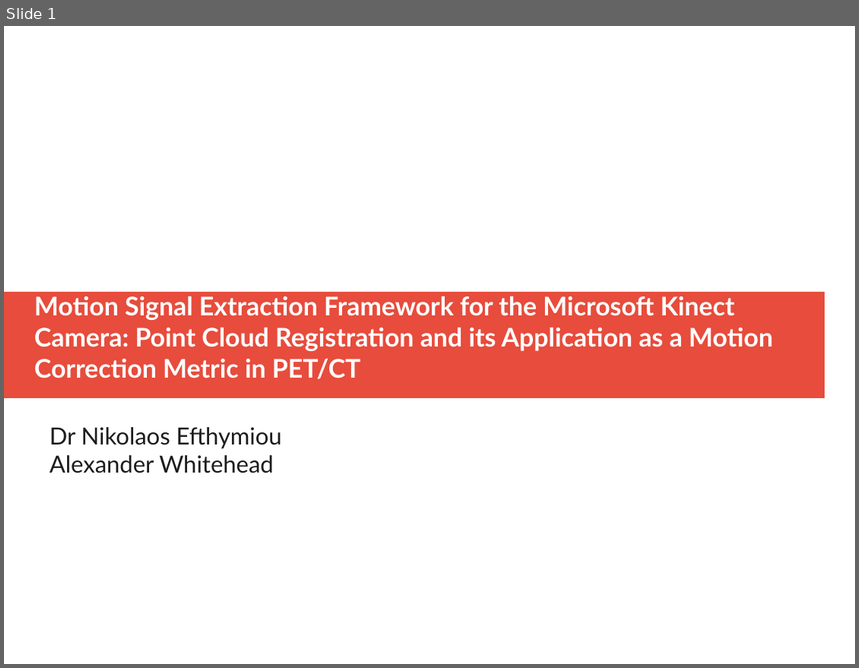
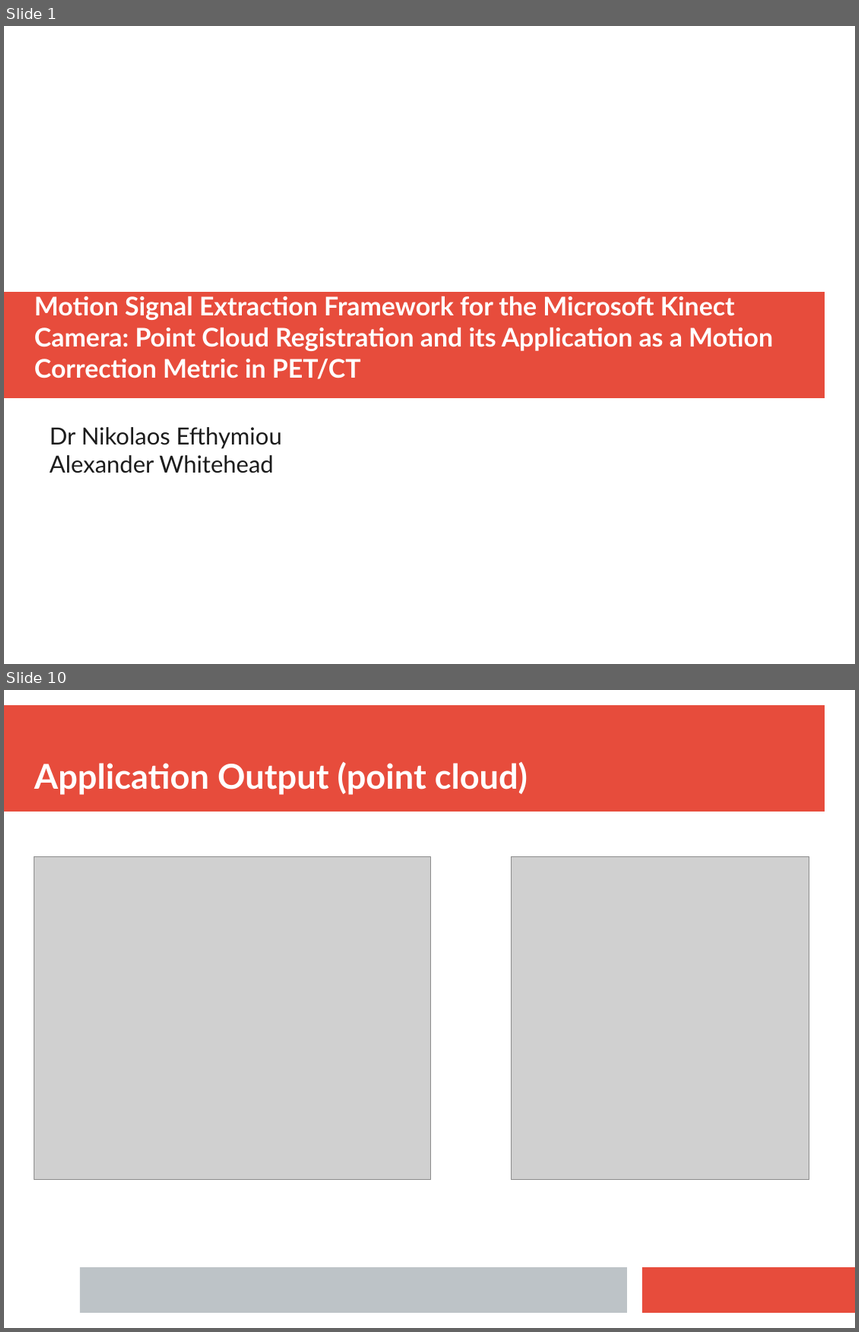
Before and after one commit to ALEXJAZZ008008/MSc-Dissertation, a slide deck: Report/Misc/Journal.pptx. Shown one above the other, each under a label of ours: slide 1 before the commit, slides 1 and 10 after it; the slides between them are not shown. The pictures are 859x668 and 859x1332 pixels, drawn with LibreOffice and Linux fonts; fonts in the diff are those of the drawing; grey boxes stand for pictures. Boxes give left, top, right and bottom in pixels: in the first picture for what was removed or moved away, otherwise in the second. Text is boxed around its words. In the diff, an @@ line names an element or a change of style, - is before the commit and + after.

```diff
--- a/Report/Misc/Journal.pptx
+++ b/Report/Misc/Journal.pptx
@@ slide 10 added at [4, 690, 855, 1328], background #FFFFFF @@
@@ rectangle added at [4, 705, 825, 812], fill #E74C3C @@
@@ text added at [34, 761, 528, 795], 32 pt, text #FFFFFF, bold @@
+Application Output (point cloud)
@@ picture added at [34, 858, 431, 1180] @@
@@ picture added at [512, 858, 810, 1180] @@
@@ rectangle added at [80, 1268, 627, 1313], fill #BDC3C7 @@
@@ rectangle added at [643, 1268, 855, 1313], fill #E74C3C @@
```
Also in this commit, not shown: 2 slides changed, 7 other slides added, 1 slide removed, 8 other files.
